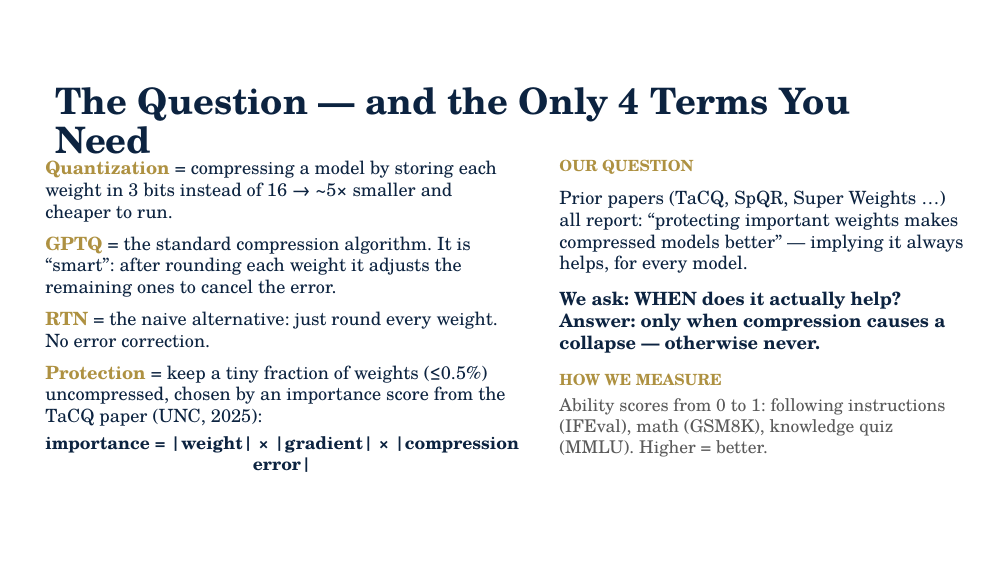
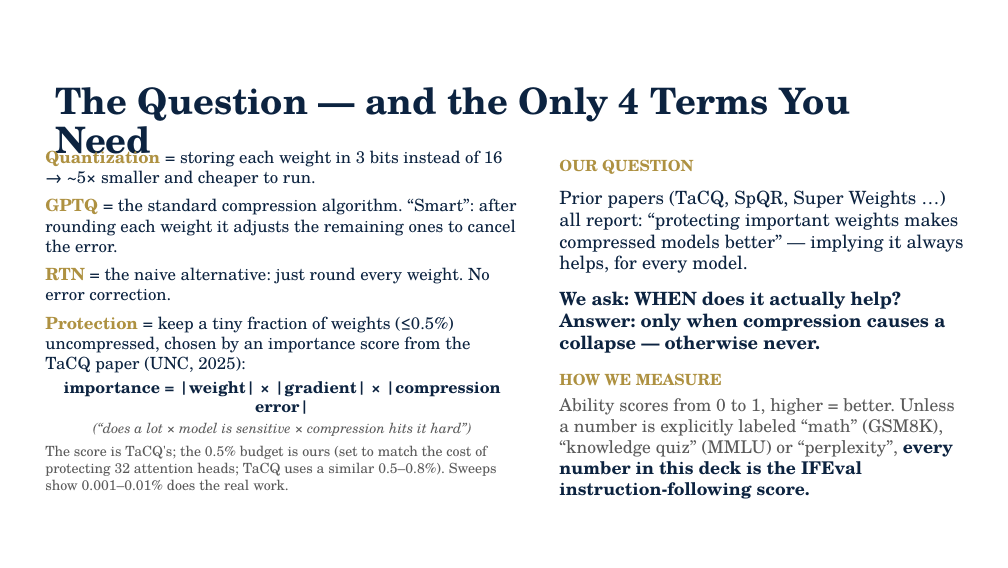
Before and after one commit to JiahaoZheng24/Instruction-Following-Attention-Head-Sensitive, a slide deck: slide 2 of paper/IFH_advisor_update_2026-09-03.pptx. Drawn at 1008x568 pixels with LibreOffice and Linux fonts; fonts in the diff are those of the drawing; background and template pictures are left out. Boxes give left, top, right and bottom in pixels: in the first picture for what was removed or moved away, otherwise in the second. Text is boxed around its words. In the diff, an @@ line names an element or a change of style, - is before the commit and + after.

Commit message:
Deck: 0.5% budget provenance on slide 2, IFEval-by-default statement, mid-tier explanation

```diff
--- a/paper/IFH_advisor_update_2026-09-03.pptx
+++ b/paper/IFH_advisor_update_2026-09-03.pptx
@@ text at <box>45,145,517,253</box>: text changed; size 13 to 12 pt @@
-Quantization = compressing a model by storing each weight in 3 bits instead of 16 → ~5× smaller and cheaper to run.
-GPTQ = the standard compression algorithm. It is “smart”: after rounding each weight it adjusts the remaining ones to cancel the error.
+Quantization = storing each weight in 3 bits instead of 16 → ~5× smaller and cheaper to run.
+GPTQ = the standard compression algorithm. “Smart”: after rounding each weight it adjusts the remaining ones to cancel the error.
@@ text "Quantization = storing each weight ...": place and size @@
-text "Quantization = storing each weight ..." at <box>45,160,519,472</box>
+text "Quantization = storing each weight ..." at <box>45,145,517,490</box>
@@ text at <box>45,267,501,414</box>: size 13 to 12 pt in "RTN = the naive alternative: just round ...", "Protection = keep a tiny fraction of ..."; size 12.5 to 11.5 pt in "importance = |weight| × |gradient| × |compression ..."; less space between paragraphs @@
@@ text at <box>559,398,955,499</box>: text changed @@
-Ability scores from 0 to 1: following instructions (IFEval), math (GSM8K), knowledge quiz (MMLU). Higher = better.
+Ability scores from 0 to 1, higher = better. Unless a number is explicitly labeled “math” (GSM8K), “knowledge quiz” (MMLU) or “perplexity”, every number in this deck is the IFEval instruction-following score.
@@ text at <box>45,422,497,490</box>: paragraphs added @@
+(“does a lot × model is sensitive × compression hits it hard”)
+The score is TaCQ's; the 0.5% budget is ours (set to match the cost of protecting 32 attention heads; TaCQ uses a similar 0.5–0.8%). Sweeps show 0.001–0.01% does the real work.
```
Also in this commit, not shown: 4 other slides changed.
